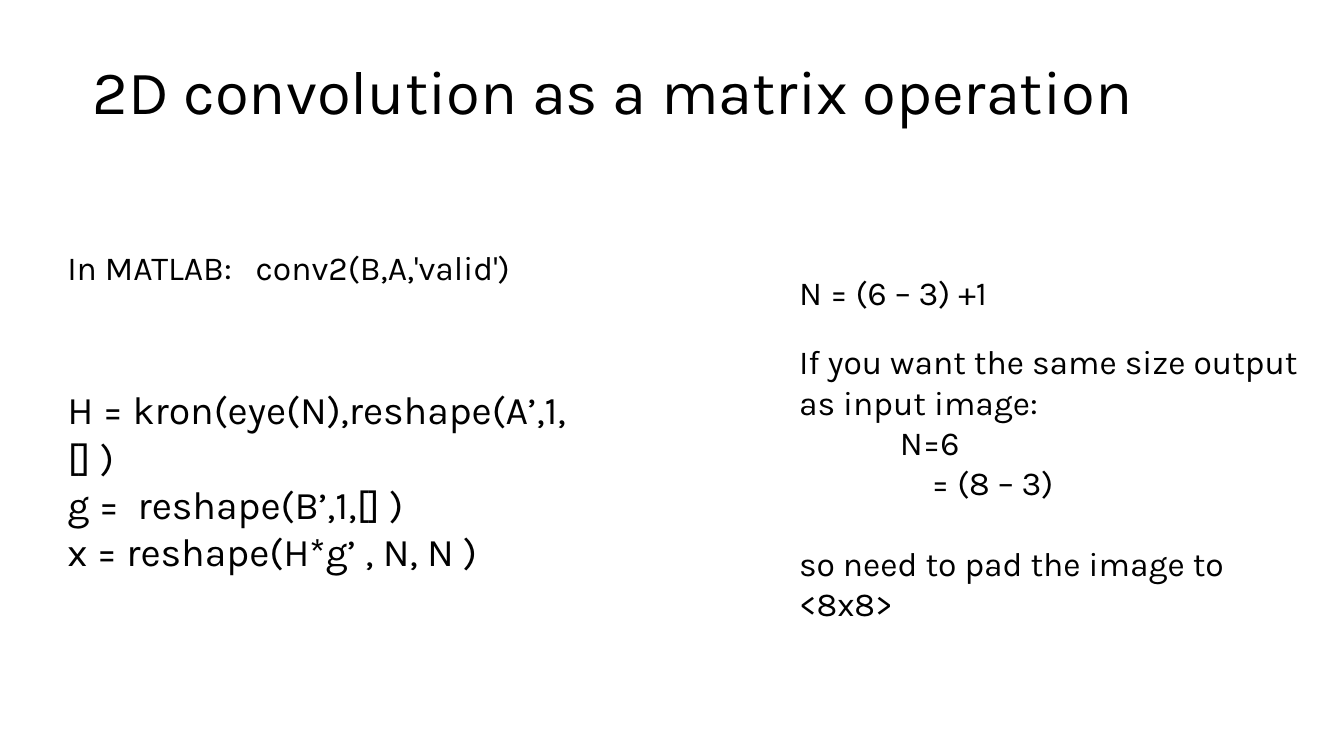
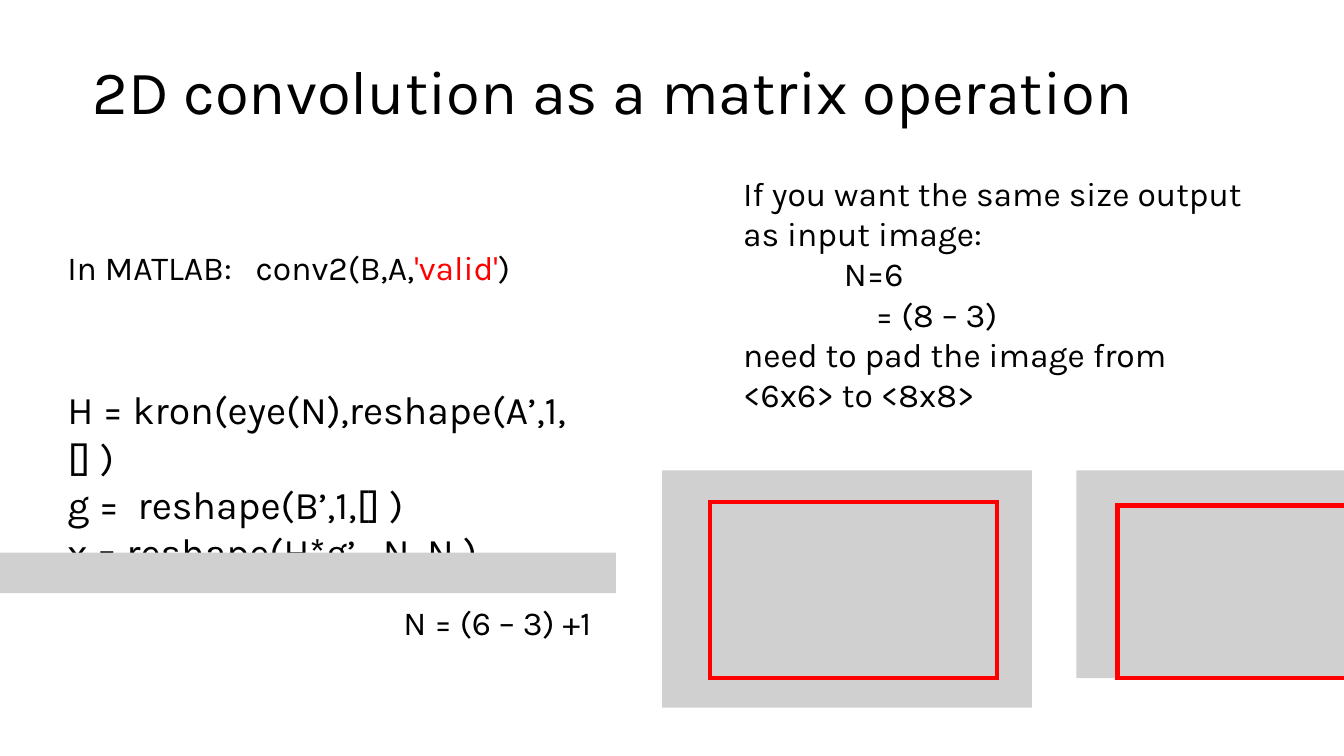
Before and after one commit to SSOE-ECE1390/LecturePowerPoints, a slide deck: slide 14 of ECE1390_Lecture2.pptx (slide 11 before the commit). Drawn at 1344x756 pixels with LibreOffice and Linux fonts; fonts in the diff are those of the drawing; grey boxes stand for pictures. Boxes give left, top, right and bottom in pixels: in the first picture for what was removed or moved away, otherwise in the second. Text is boxed around its words. In the diff, an @@ line names an element or a change of style, - is before the commit and + after.

```diff
--- a/ECE1390_Lecture2.pptx
+++ b/ECE1390_Lecture2.pptx
@@ text "If you want the same ...": place and size @@
-text "If you want the same ..." at box(799, 351, 1298, 585)
+text "If you want the same ..." at box(743, 183, 1242, 408)
@@ text "In MATLAB: conv2(B,A,'valid')" at box(67, 255, 510, 284): text colour #000000 to #FF0000 in "conv2(B,A,'valid')" @@
@@ text at box(743, 344, 1166, 408): text changed @@
-so need to pad the image to <8x8>
+need to pad the image from <6x6> to <8x8>
@@ picture added at box(662, 471, 1032, 708) @@
@@ picture added at box(1077, 471, 1344, 679) @@
@@ rectangle added at box(710, 502, 997, 679), outline #FF0000 3 pt @@
@@ rectangle added at box(1118, 505, 1344, 678), outline #FF0000 3 pt @@
@@ picture added at box(0, 553, 616, 593) @@
@@ text "N = (6 – 3) ...": place and size @@
-text "N = (6 – 3) ..." at box(799, 280, 987, 309)
+text "N = (6 – 3) ..." at box(403, 610, 592, 639)
```
Also in this commit, not shown: 14 other slides changed, 4 slides added, 2 other files.
